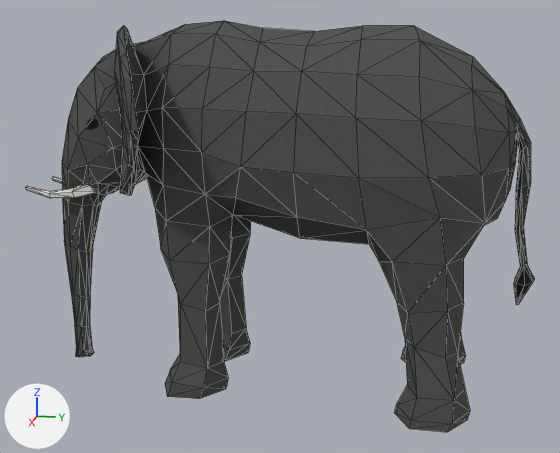
The glTF model client/godot/art/ccby/polypizza/ElephantDark.glb, before and after one commit.
Before and after are seen from a 50 mm camera at (11.82, 1.4, 5.43) aimed at (0.06, -0.95, 2.49). Lighting does not change. The marker at lower left points along +X, +Y and +Z. The older version comes first. Mesh edges are drawn as thin lines. Where no turn or scale is listed for an object, it has been applied to the vertices. Vertices at exactly the same position are counted once.

Before the edit, the objects in view are built like this:
```python
me_elephantdark = bpy.data.meshes.new('ElephantDark')
me_elephantdark.from_pydata(...)  # 567 vertices, 1116 faces; spans x -2.57..2.57, y -5.09..2.98, z -0.06..5.65
me_elephantdark.materials.append(mat_elephant_mat)  # picture img_elephant_basecolor
ob_elephantdark = bpy.data.objects.new('ElephantDark', me_elephantdark)
ob_elephantdark.location = (0.0, 0.0, 0.0)
```
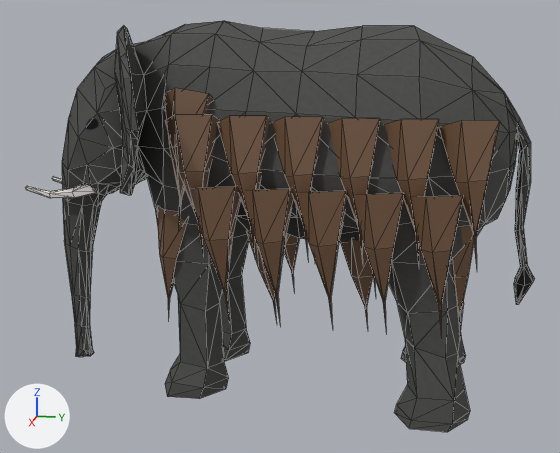
Location of each change, (x1, y1, x2, y2) in pixels of the pictures (560 x 453 px):
part 1 of me_elephantdark, added (brown): after (157, 88, 499, 333)

Edits to the bpy script that builds the scene:
```text
Change me_elephantdark:
    remove me_elephantdark.from_pydata(...)  # 567 vertices, 1116 faces; spans x -2.57..2.57, y -5.09..2.98, z -0.06..5.65
    add me_elephantdark.from_pydata(...)  # 1079 vertices, 1916 faces; spans x -2.57..2.57, y -5.09..2.98, z -0.06..5.65
    me_elephantdark part 1: 512 vertices added at x -2.0..2.0, y -2.67..2.19, z 1.09..4.74
    add me_elephantdark.materials.append(mat_shag)  # brown #7c5d45
    add me_elephantdark.materials.append(mat_shag_001)  # brown #7c5d45
    add me_elephantdark.materials.append(mat_shag_002)  # brown #7c5d45
    add me_elephantdark.materials.append(mat_shag_003)  # brown #7c5d45
    add me_elephantdark.materials.append(mat_shag_004)  # brown #7c5d45
    add me_elephantdark.materials.append(mat_shag_005)  # brown #7c5d45
    add me_elephantdark.materials.append(mat_shag_006)  # brown #7c5d45
    add me_elephantdark.materials.append(mat_shag_007)  # brown #7c5d45
    add me_elephantdark.materials.append(mat_shag_008)  # brown #7c5d45
    add me_elephantdark.materials.append(mat_shag_009)  # brown #7c5d45
    add me_elephantdark.materials.append(mat_shag_010)  # brown #7c5d45
    add me_elephantdark.materials.append(mat_shag_011)  # brown #7c5d45
    add me_elephantdark.materials.append(mat_shag_012)  # brown #7c5d45
    add me_elephantdark.materials.append(mat_shag_013)  # brown #7c5d45
    add me_elephantdark.materials.append(mat_shag_014)  # brown #7c5d45
    add me_elephantdark.materials.append(mat_shag_015)  # brown #7c5d45
```
